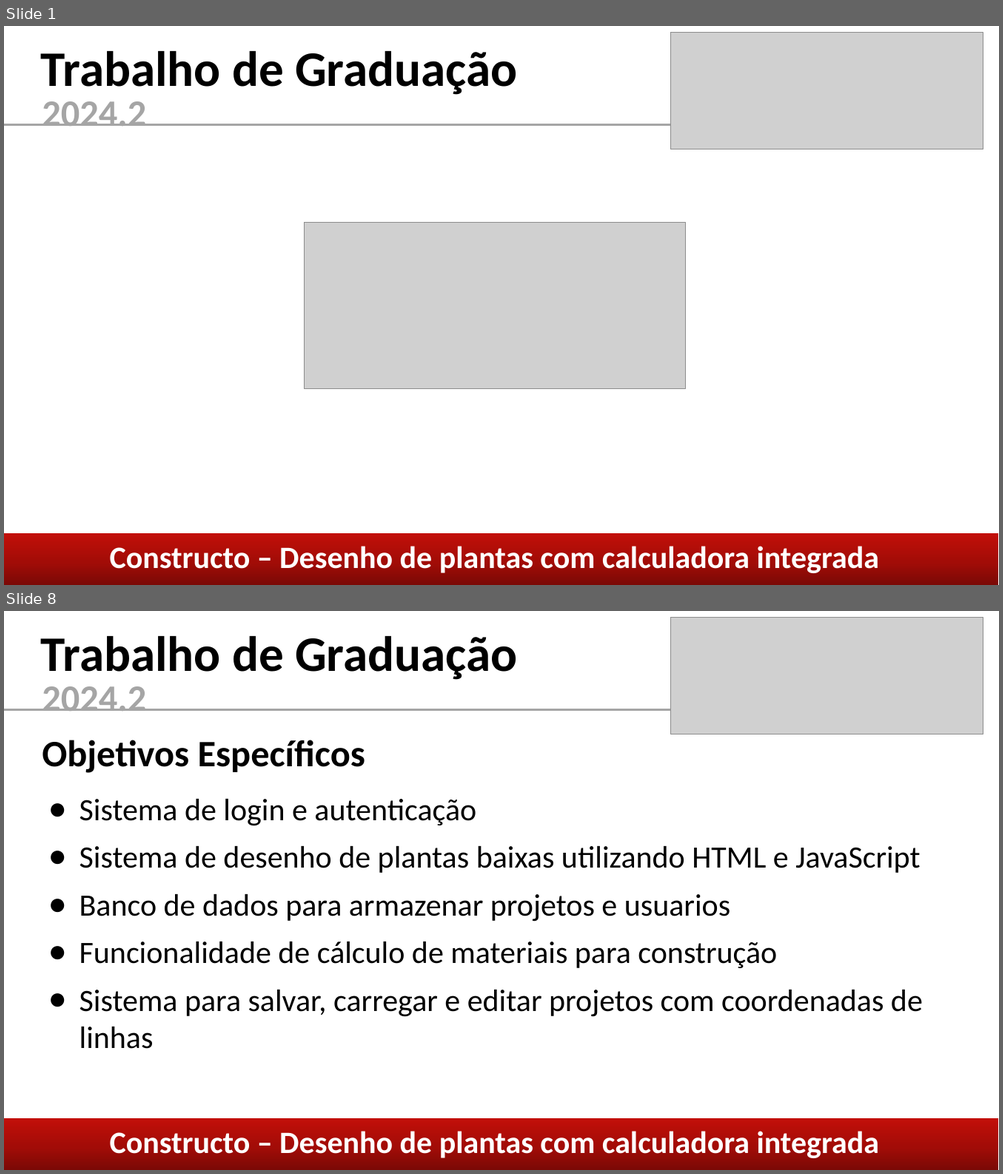
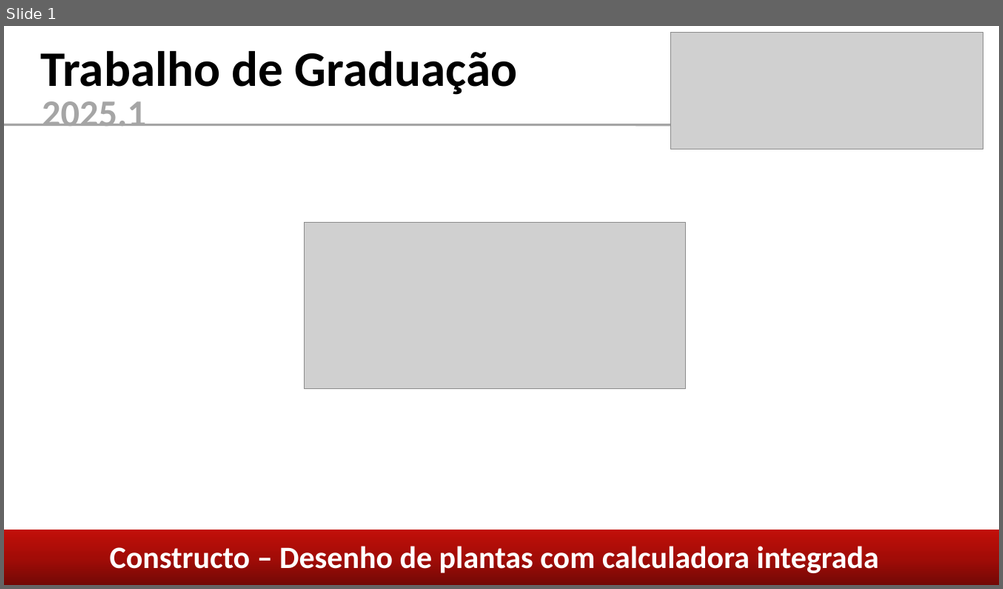
Before and after one commit to caiom4754/Constructo, a slide deck: coisas/Apresentação TG.pptx. Shown one above the other, each under a label of ours: slides 1 and 8 before the commit, slide 1 after it; the slides between them are not shown. The pictures are 1003x1174 and 1003x589 pixels, drawn with LibreOffice and Linux fonts; fonts in the diff are those of the drawing; grey boxes stand for pictures. Boxes give left, top, right and bottom in pixels: in the first picture for what was removed or moved away, otherwise in the second. Text is boxed around its words. In the diff, an @@ line names an element or a change of style, - is before the commit and + after.

```diff
--- a/coisas/Apresentação TG.pptx
+++ b/coisas/Apresentação TG.pptx
@@ slide 8 removed at bbox=[4, 611, 999, 1170], background #FFFFFF @@
@@ picture removed at bbox=[671, 618, 984, 734] @@
@@ text removed at bbox=[41, 636, 517, 680] @@
-Trabalho de Graduação
@@ text removed at bbox=[42, 686, 146, 711] @@
-2024.2
@@ line removed from (4, 710) to (708, 710) @@
@@ text removed at bbox=[42, 740, 365, 773] @@
-Objetivos Específicos
@@ text removed at bbox=[79, 799, 922, 1049] @@
-● Sistema de login e autenticação
-● Sistema de desenho de plantas baixas utilizando HTML e JavaScript
-● Banco de dados para armazenar projetos e usuarios
-● Funcionalidade de cálculo de materiais para construção
-● Sistema para salvar, carregar e editar projetos com coordenadas de linhas
@@ rectangle removed at bbox=[4, 1119, 998, 1170] @@
@@ text removed at bbox=[110, 1131, 879, 1159] @@
-Constructo – Desenho de plantas com calculadora integrada
@@ slide 1 changed as well @@
@@ text at bbox=[42, 101, 146, 126]: text changed @@
-2024.2
+2025.1
@@ rectangle: place and size @@
-rectangle at bbox=[4, 534, 998, 585]
+rectangle at bbox=[4, 530, 999, 585]
```
Also in this commit, not shown: 7 other slides changed, 5 slides added, 5 other slides removed, 3 other files.
